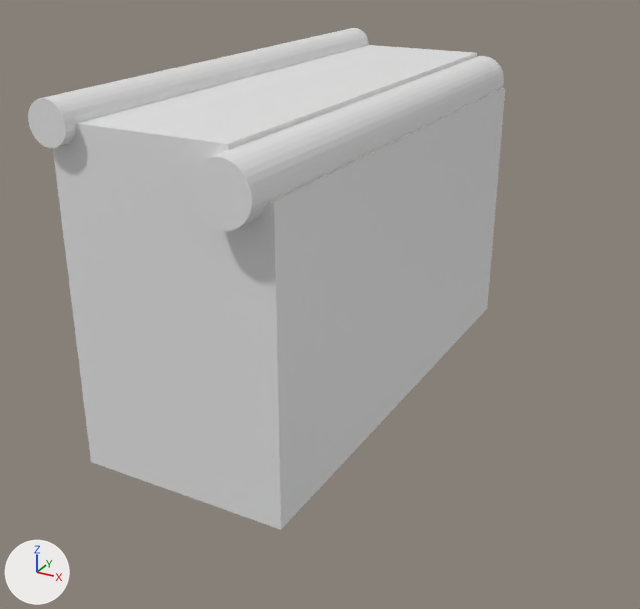
The OBJ model landstalker/data/proxies/castle_32_keep.obj as it was, and as the next commit left it.
Rendered twice from a 50 mm lens placed at (910.0, -875.0, 622.0), pointed at (577.0, -269.0, 319.0). The lights are fixed; the arrows at lower left show +X, +Y and +Z. The picture after the commit comes second. Where no turn or scale is listed for an object, it has been applied to the vertices. Vertices at exactly the same position are counted once.

Names of what the first picture shows: 'castle_32_keep'.
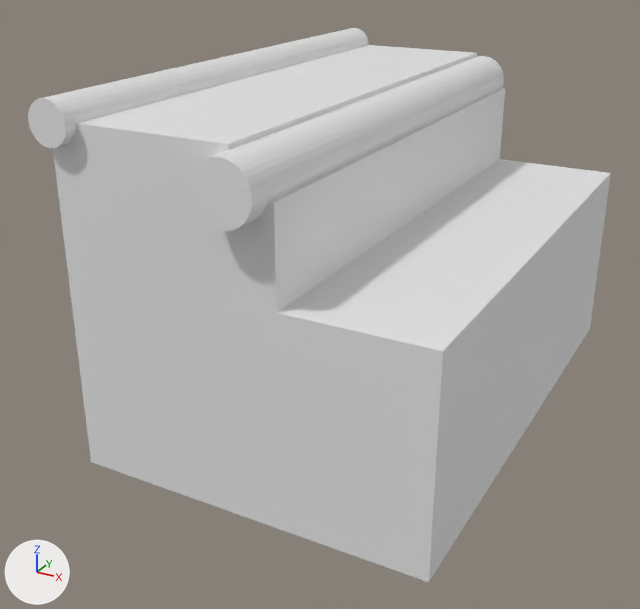
Boxes [x1, y1, x2, y2] around the edits, measured in the pictures (640 x 609 px):
```json
{"object": "castle_32_keep", "change": "reshaped", "before": [28, 28, 505, 530], "after": [28, 28, 611, 582], "on screen": "22% wider, 10% taller"}
{"part": 1, "of": "me_castle_32_keep", "change": "added", "after": [276, 159, 611, 582]}
```

The change, as JSON lines over the scene's bpy script:
```json
{"block": "me_castle_32_keep", "where": "# used by ob_castle_32_keep; location = (0.0, 0.0, 0.0)"}
{"block": "me_castle_32_keep", "where": "# verts and faces of me_castle_32_keep; kept vertices keep their numbers, new ones are numbered from 126"}
{"block": "me_castle_32_keep", "where": "# before: 1 (640.0, 0.0, 224.0) at pixel (487, 308), 5 (640.0, -440.0, 224.0) at pixel (281, 529)"}
{"op": "remove", "block": "me_castle_32_keep", "code": "me_castle_32_keep.from_pydata(...)  # 126 vertices, 72 faces; spans x 455.0..640.0, y -460.0..0.0, z 224.0..513.0"}
{"op": "add", "block": "me_castle_32_keep", "code": "me_castle_32_keep.from_pydata(...)  # 132 vertices, 78 faces; spans x 455.0..752.0, y -460.0..0.0, z 224.0..513.0"}
{"block": "me_castle_32_keep", "change": "me_castle_32_keep part 1"}
{"op": "add", "block": "me_castle_32_keep", "code": "verts[126] = (752.0, -440.0, 224.0)  # pixel (428, 582)"}
{"op": "add", "block": "me_castle_32_keep", "code": "verts[127] = (752.0, -440.0, 392.0)  # pixel (442, 351)"}
{"op": "add", "block": "me_castle_32_keep", "code": "verts[128] = (640.0, -440.0, 392.0)  # pixel (276, 312)"}
{"op": "add", "block": "me_castle_32_keep", "code": "for new, old in zip([129, 130, 131], [126, 127, 128]): verts[new] = verts[old] + (0.0, 440.0, 0.0)"}
{"op": "add", "block": "me_castle_32_keep", "code": "faces += [(1, 131, 130, 129), (5, 126, 127, 128), (1, 129, 126, 5), (126, 129, 130, 127), (127, 130, 131, 128), (1, 5, 128, 131)]"}
```
